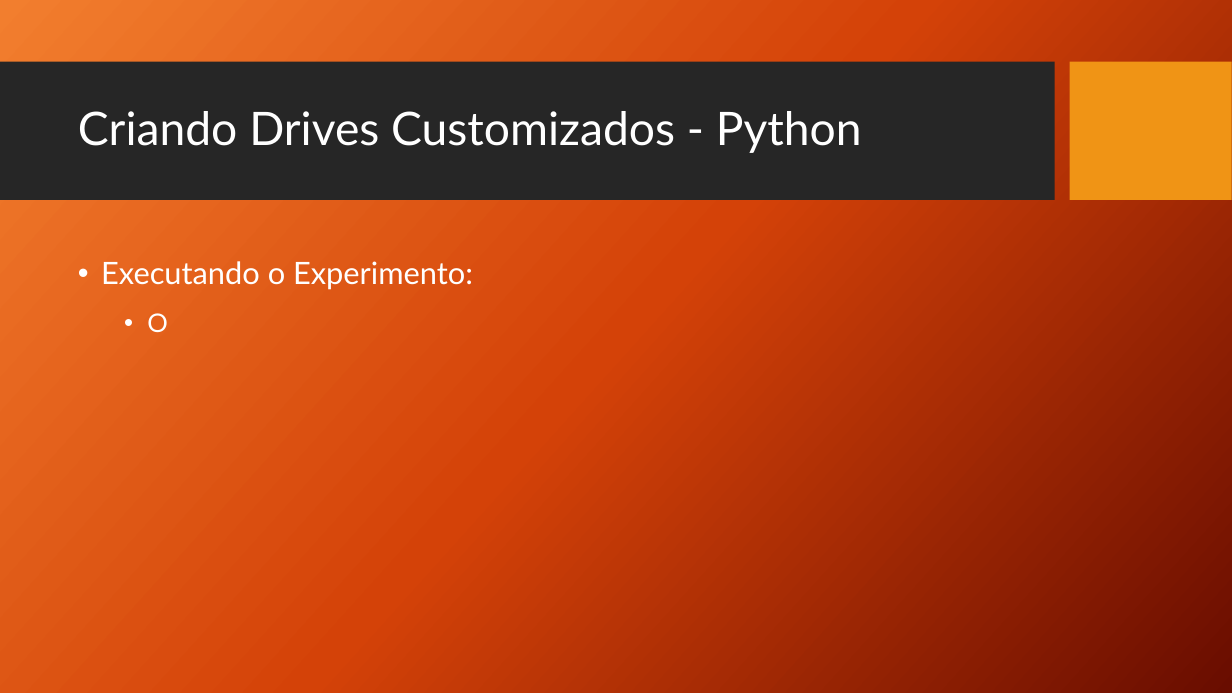
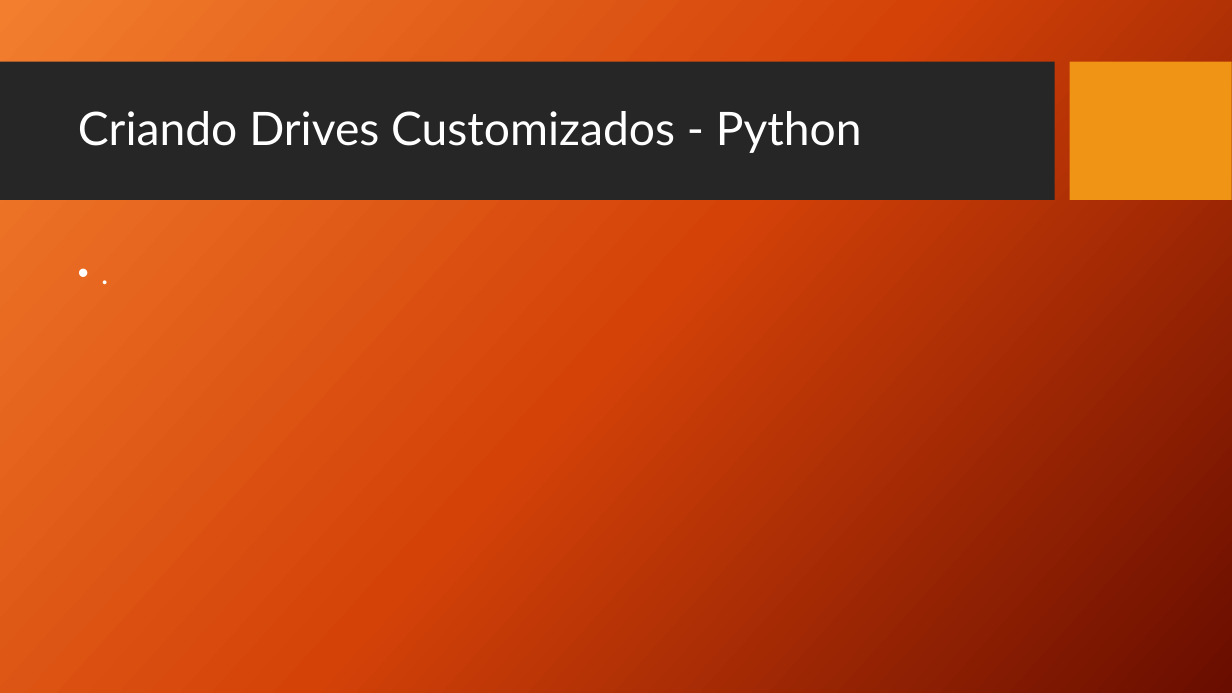
Before and after one commit to TCC-Chaos-Engineering/docs-chaos-engineering, a slide deck: slide 152 of docs/Chaos Engineering - Das Hipoteses aos Testes.pptx (slide 151 before the commit). Drawn at 1232x693 pixels with LibreOffice and Linux fonts; fonts in the diff are those of the drawing; background and template pictures are left out. Boxes give left, top, right and bottom in pixels: in the first picture for what was removed or moved away, otherwise in the second. Text is boxed around its words. In the diff, an @@ line names an element or a change of style, - is before the commit and + after.

```diff
--- a/docs/Chaos Engineering - Das Hipoteses aos Testes.pptx
+++ b/docs/Chaos Engineering - Das Hipoteses aos Testes.pptx
@@ text at [101,261,473,332]: text changed @@
-• Executando o Experimento:
-  • O
+• .
```
Also in this commit, not shown: 1 slide added.
